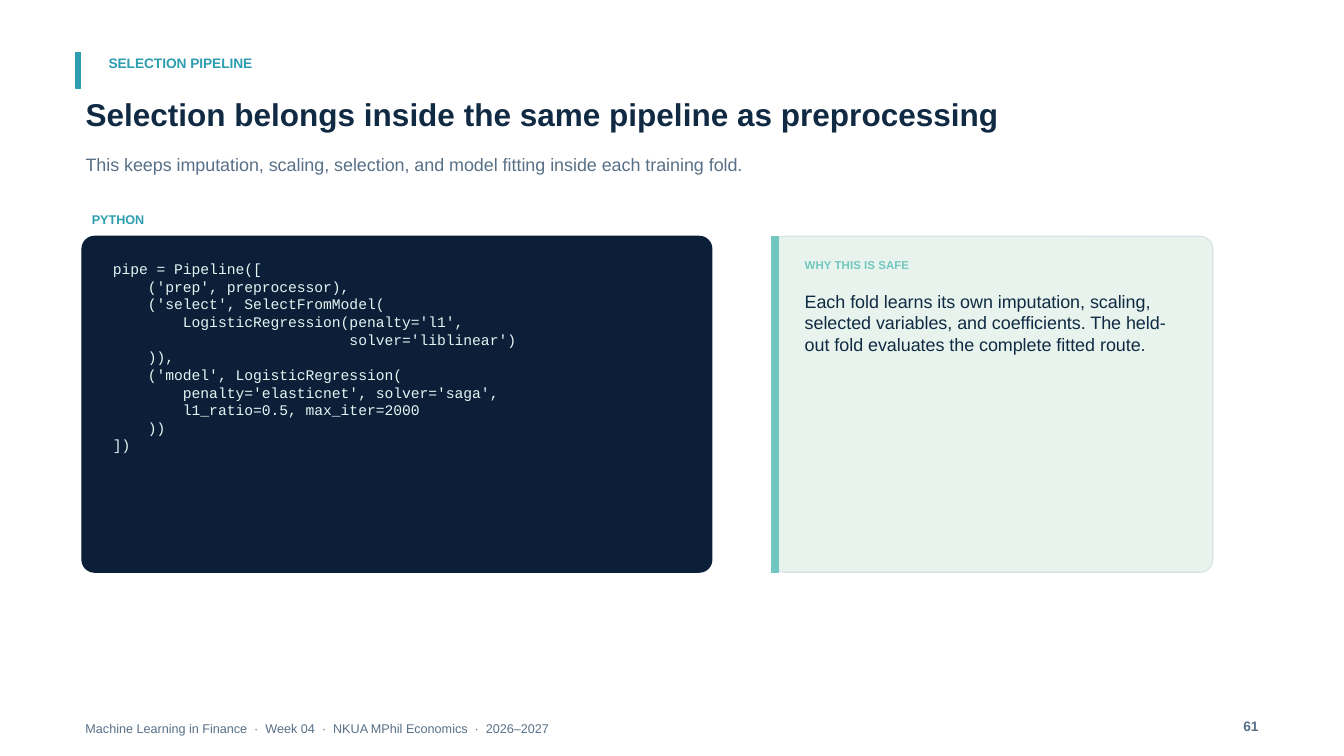
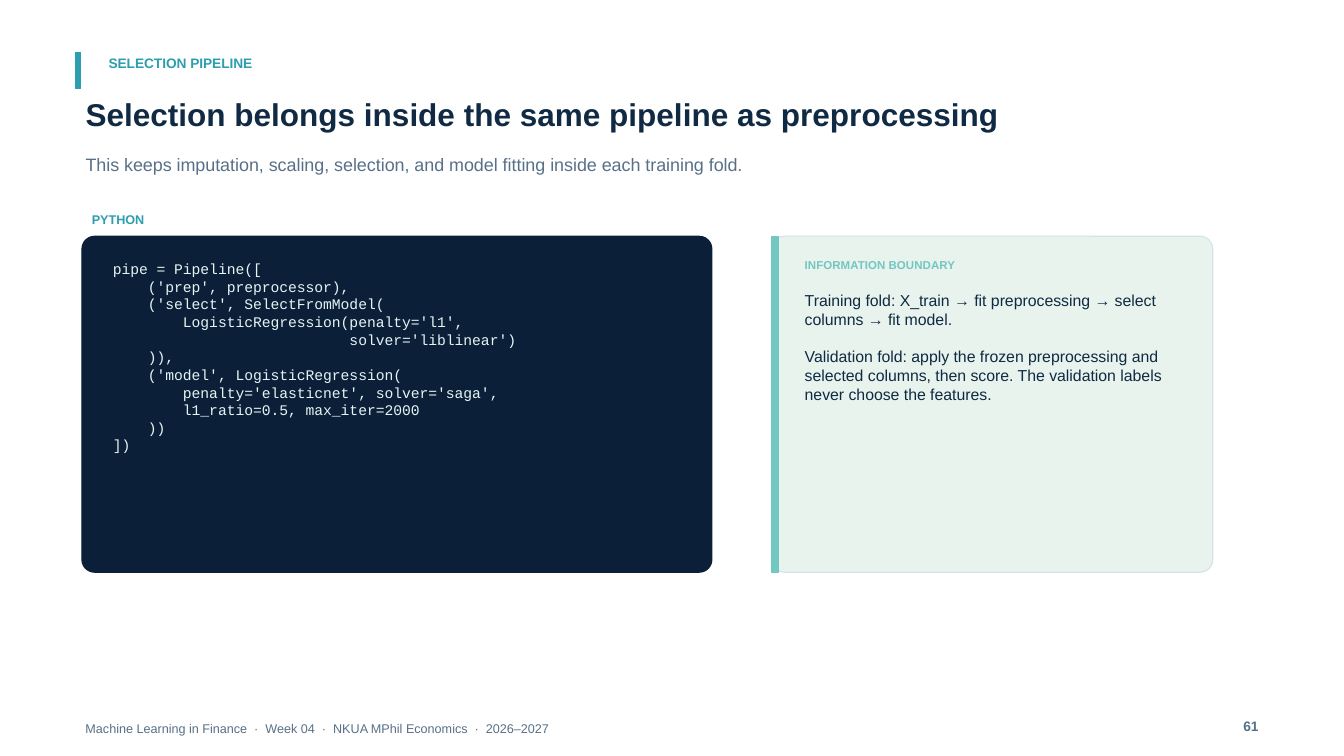
Before and after one commit to fkottas/Teaching-Courses, a slide deck: slide 61 of Machine Learning in Finance/2026-2027/lectures/week-04/slides/Lecture_04_Feature_Engineering_for_Financial_Data_2026-2027.pptx. Drawn at 1344x756 pixels with LibreOffice and Linux fonts; fonts in the diff are those of the drawing. Boxes give left, top, right and bottom in pixels: in the first picture for what was removed or moved away, otherwise in the second. Text is boxed around its words. In the diff, an @@ line names an element or a change of style, - is before the commit and + after.

Commit message:
Upgrade Week 4 feature-selection teaching materials

```diff
--- a/Machine Learning in Finance/2026-2027/lectures/week-04/slides/Lecture_04_Feature_Engineering_for_Financial_Data_2026-2027.pptx
+++ b/Machine Learning in Finance/2026-2027/lectures/week-04/slides/Lecture_04_Feature_Engineering_for_Financial_Data_2026-2027.pptx
@@ text at [805, 261, 955, 269]: text changed @@
-WHY THIS IS SAFE
+INFORMATION BOUNDARY
@@ text at [805, 294, 1161, 400]: text changed; size 12.8 to 11.2 pt @@
-Each fold learns its own imputation, scaling, selected variables, and coefficients. The held-out fold evaluates the complete fitted route.
+Training fold: X_train → fit preprocessing → select columns → fit model.
+Validation fold: apply the frozen preprocessing and selected columns, then score. The validation labels never choose the features.
```
Also in this commit, not shown: 8 other slides changed, 4 slides added, 4 slides removed, 7 other files.
